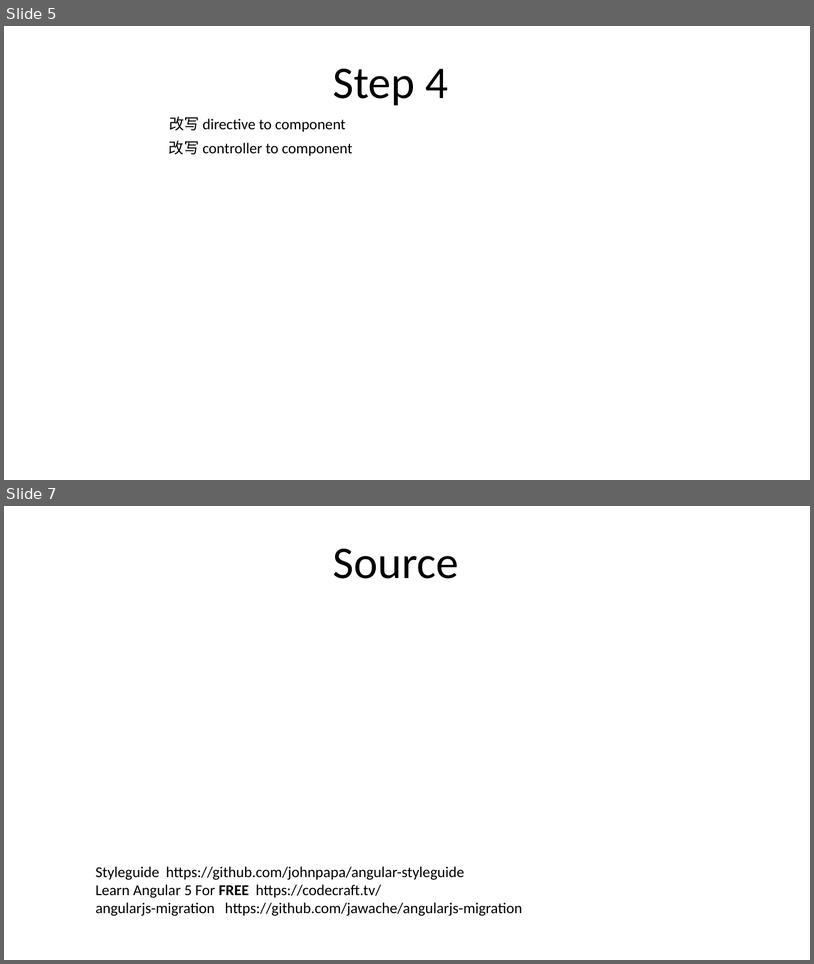
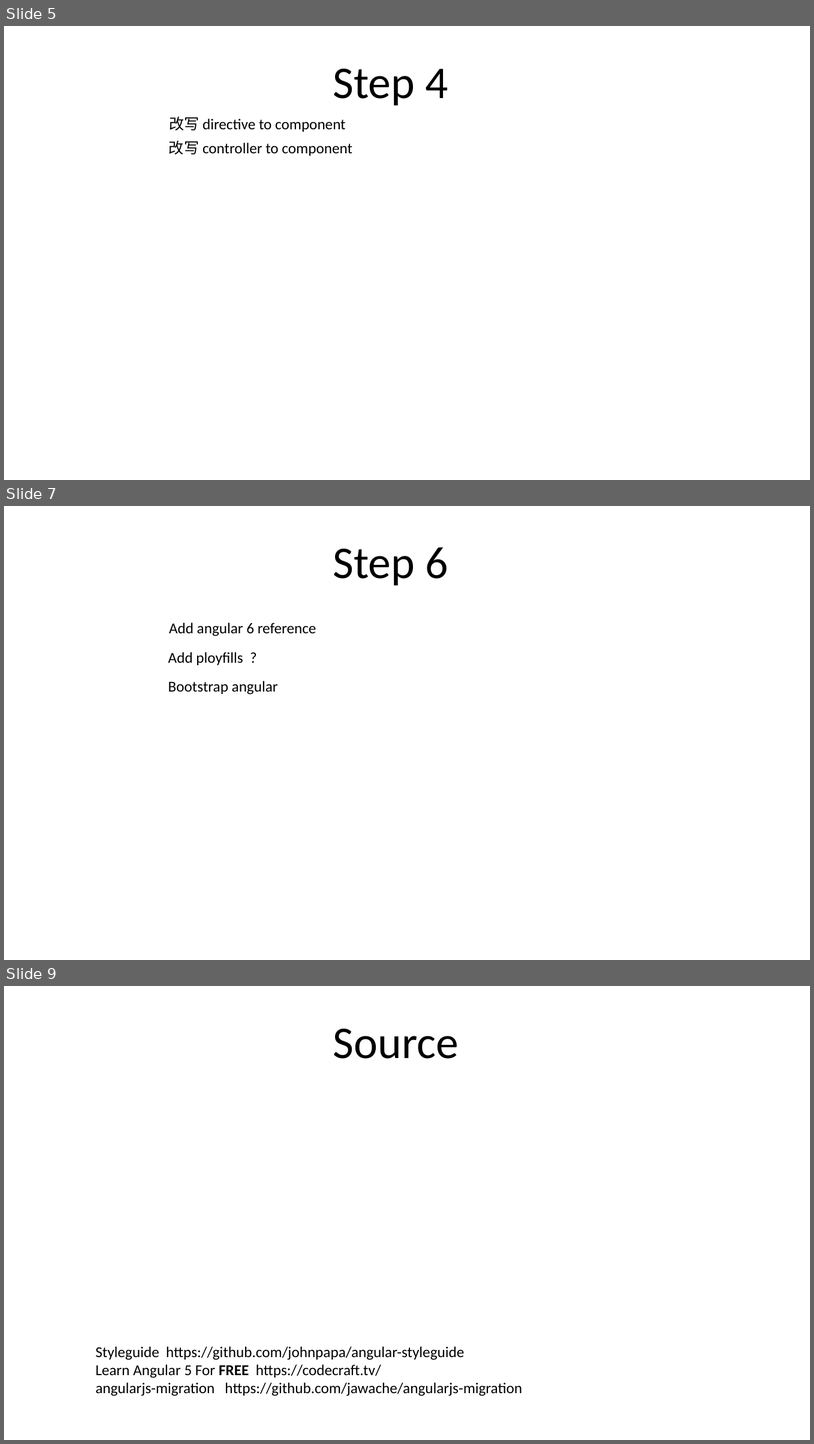
Before and after one commit to FredJiangFei/AngularDemo, a slide deck: Documents/upgrade angularjs.pptx. Shown one above the other, each under a label of ours: slides 5 and 7 before the commit, slides 5, 7 and 9 after it; the slides between them are not shown. The pictures are 814x964 and 814x1444 pixels, drawn with LibreOffice and Linux fonts; fonts in the diff are those of the drawing. Boxes give left, top, right and bottom in pixels: in the first picture for what was removed or moved away, otherwise in the second. Text is boxed around its words. In the diff, an @@ line names an element or a change of style, - is before the commit and + after.

```diff
--- a/Documents/upgrade angularjs.pptx
+++ b/Documents/upgrade angularjs.pptx
@@ slide 7 added at (4,506,810,960), background #FFFFFF @@
@@ text added at (333,547,448,586), 54 pt, text #000000 @@
+Step 6
@@ text added at (169,622,317,636), 18 pt, text #000000 @@
+Add angular 6 reference
@@ text added at (168,652,243,665), 18 pt, text #000000 @@
+Add ployfills ?
@@ text added at (168,681,278,694), 18 pt, text #000000 @@
+Bootstrap angular
@@ what was slide 7 is now slide 9 @@
```
Also in this commit, not shown: 1 slide changed, 1 other slide added.
